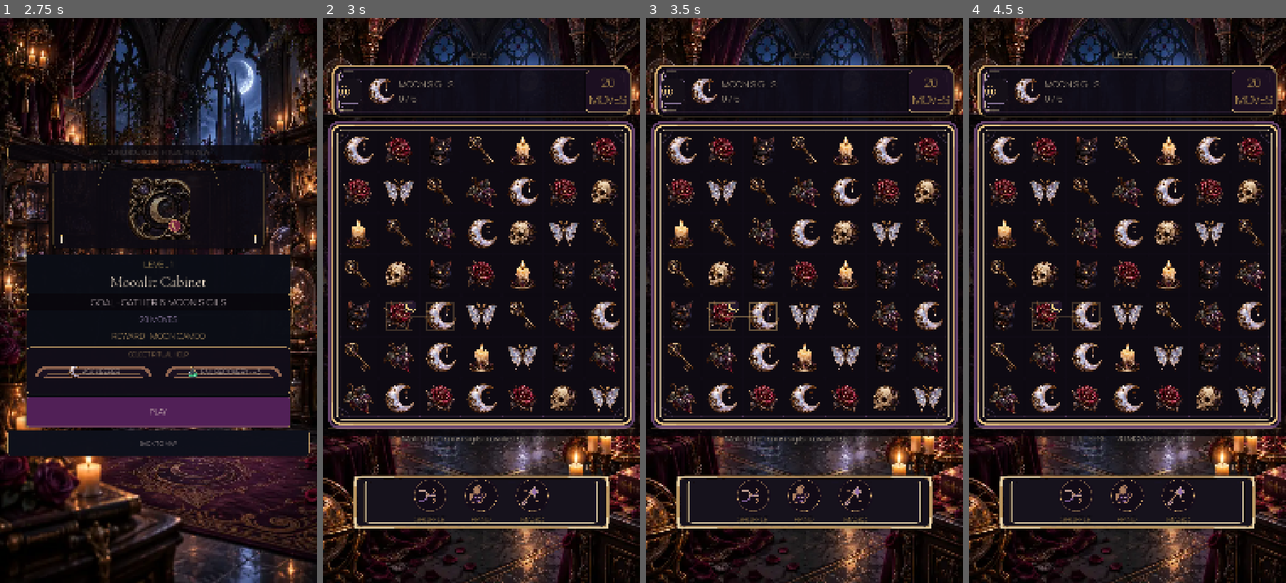
Above: before the commit, frames 1-4 (left to right).
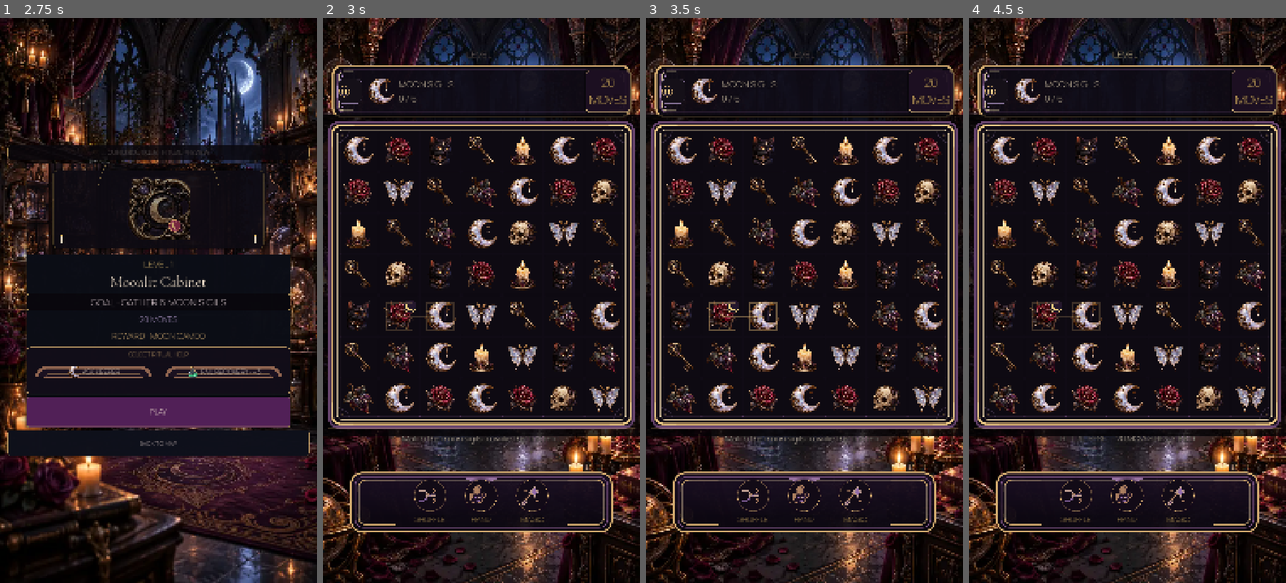
Above: after the commit, the same moments.

Repository: Jay-prodesign/akilta-match3
Game: Godot game, scene res://src/app/app_bootstrap.tscn
Same seed, same stepped clock (60 frames per second), same inputs: the game is played once before the commit and once after it.
Inputs (mouse positions are in pixels of both pictures, inside the frame that each line leads up to):
- Up to frame 1 (2.75 s): click "ENTER THE HOUSE" at 0.5 s; click "PLAY LEVEL 1" at 1.25 s; click "1" at 2 s
- Up to frame 2 (3 s): click "PLAY" at 2.75 s
- Up to frame 3 (3.5 s): no input
- Up to frame 4 (4.5 s): click (994, 91) at 3.5 s; click "RESTART LEVEL" at 4.25 s

Frame 1 is identical in both runs. In frame 2, 2.6% of the frame differs, in the area x 8-92%, y 80-91%; in frame 3, 2.6%; in frame 4, 2.6%.

Commit message:
Use crafted chrome for gameplay pause and booster tray

Diff:
--- a/src/ui/theme/production_chrome.gd
+++ b/src/ui/theme/production_chrome.gd
@@ -8,12 +8,15 @@
 const UTILITY_ACTION_PATH := "res://assets/ui/chrome/gbl_ui_action_utility_9s_v01.svg"
 const GAMEPLAY_FRAME_PATH := "res://assets/board/gbl_board_ritual_frame_9s_base_v01.png"
 const GAMEPLAY_HUD_FRAME_PATH := "res://assets/ui/gameplay/hud_objective_frame_v01.svg"
+const GAMEPLAY_PAUSE_FRAME_PATH := "res://assets/ui/gameplay/pause_modal_frame_v01.svg"
+const GAMEPLAY_BOOSTER_TRAY_PATH := "res://assets/ui/gameplay/booster_tray_frame_v02.svg"
 
 static var _primary_panel: StyleBoxTexture
 static var _top_shell: StyleBoxTexture
 static var _bottom_shell: StyleBoxTexture
 static var _gameplay_shell: StyleBoxTexture
 static var _gameplay_hud_frame: StyleBoxTexture
+static var _gameplay_pause_frame: StyleBoxTexture
 static var _secondary_panel: StyleBoxTexture
 static var _gameplay_booster_tray: StyleBoxTexture
 static var _compact_panel: StyleBoxTexture
@@ -218,7 +221,7 @@
 
 static func gameplay_booster_tray() -> StyleBoxTexture:
 	if _gameplay_booster_tray == null:
-		_gameplay_booster_tray = _style(12.0, 36.0, GAMEPLAY_FRAME_PATH)
+		_gameplay_booster_tray = _style(14.0, 58.0, GAMEPLAY_BOOSTER_TRAY_PATH)
 	return _gameplay_booster_tray
 
 static func apply_gameplay_booster_tray(panel: Control) -> bool:
@@ -228,8 +231,24 @@
 	if style == null:
 		return false
 	panel.add_theme_stylebox_override("panel", style)
-	panel.set_meta("production_chrome_asset", GAMEPLAY_FRAME_PATH)
+	panel.set_meta("production_chrome_asset", GAMEPLAY_BOOSTER_TRAY_PATH)
 	panel.set_meta("production_chrome_kind", "gameplay_booster_tray")
+	return true
+
+static func gameplay_pause_frame() -> StyleBoxTexture:
+	if _gameplay_pause_frame == null:
+		_gameplay_pause_frame = _style(30.0, 78.0, GAMEPLAY_PAUSE_FRAME_PATH)
+	return _gameplay_pause_frame
+
+static func apply_gameplay_pause_modal(panel: Control) -> bool:
+	if panel == null:
+		return false
+	var style := gameplay_pause_frame()
+	if style == null:
+		return false
+	panel.add_theme_stylebox_override("panel", style)
+	panel.set_meta("production_chrome_asset", GAMEPLAY_PAUSE_FRAME_PATH)
+	panel.set_meta("production_chrome_kind", "gameplay_pause_modal")
 	return true
 
 static func apply_shell(panel: Control, kind: String) -> bool:
